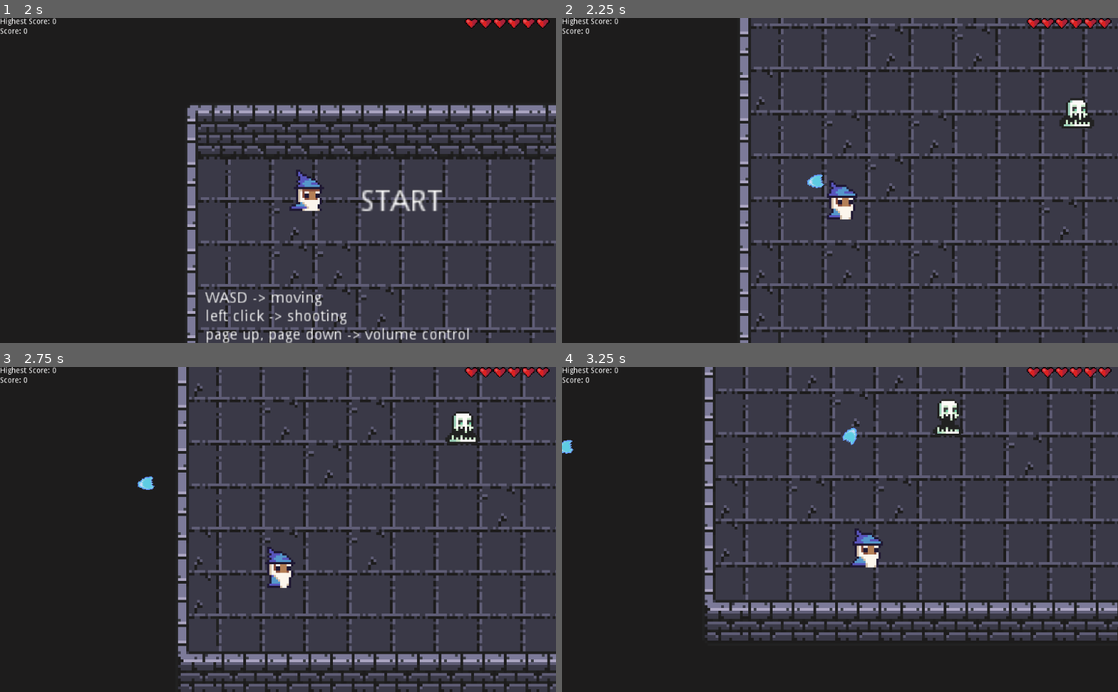
Above: before the commit, frames 1-4 (two rows, left to right).
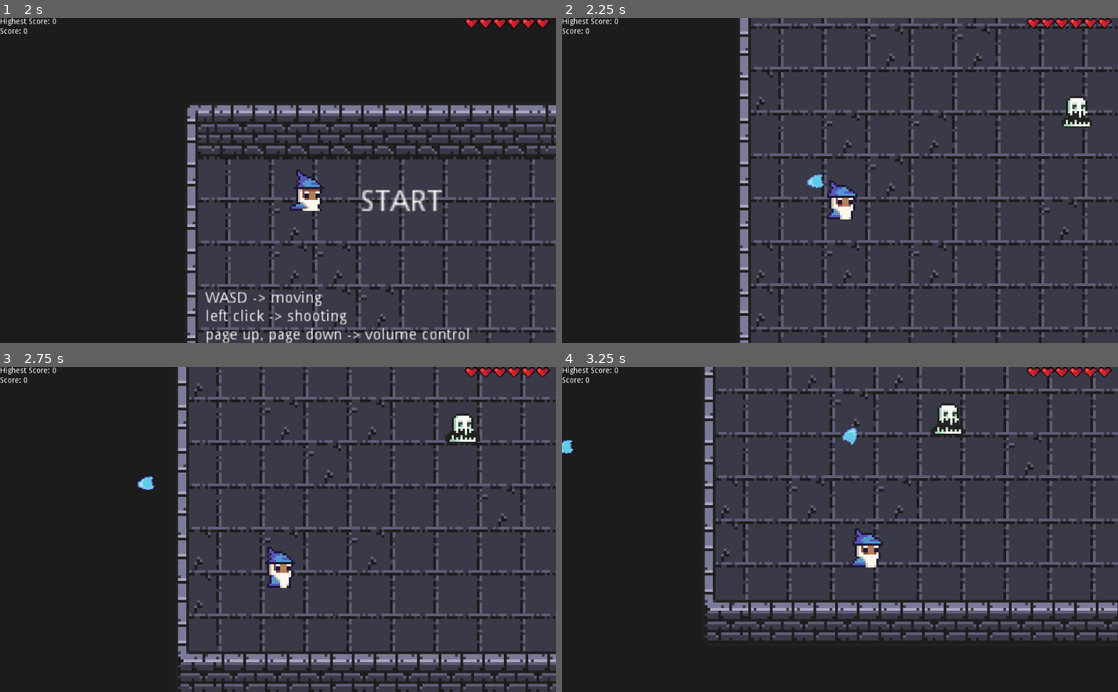
Above: after the commit, the same moments.

Repository: damejan/programowanie-gier
Game: Godot game, scene res://Scenes/Menu/MainMenu.tscn
Same seed, same stepped clock (60 frames per second), same inputs: the game is played once before the commit and once after it.
Inputs (mouse positions are in pixels of both pictures, inside the frame that each line leads up to):
- Up to frame 1 (2 s): click (272, 164) at 0.5 s; move the mouse to (400, 164) at 1.27 s; press the mouse at (400, 164) at 1.28 s; hold D (player_right) from 1.28 s (still down)
- Up to frame 2 (2.25 s): move the mouse to (728, 196) at 2.02 s; release D (player_right) at 2.03 s; release the mouse at (728, 196) at 2.03 s; hold S (player_down) from 2.03 s (still down); click (728, 196) at 2.1 s
- Up to frame 3 (2.75 s): keep holding S (player_down)
- Up to frame 4 (3.25 s): move the mouse to (895, 458) at 2.77 s; release S (player_down) at 2.78 s; press the mouse at (895, 458) at 2.78 s; hold D (player_right) from 2.78 s (still down)

Frame 1 is identical in both runs. In frame 2, 0.2% of the frame differs, in the area x 89-96%, y 23-34%; in frame 3, 0.2%; in frame 4, 0.2%, in the area x 66-73%, y 9-21%.

Commit message:
dragon sound in script

Diff:
--- a/src/Objects/Dragon.gd
+++ b/src/Objects/Dragon.gd
@@ -18,6 +18,7 @@
 	if area.is_in_group("Enemy_damager"):
 		hp -= 1
 		$Particles2D.emitting = true;
+		$AudioStreamPlayer.play()
 		area.get_parent().queue_free()
 #		get_parent().get_parent().find_node("Doors").open_door()
 		if hp < 0:
--- a/src/Objects/Dragon.tscn
+++ b/src/Objects/Dragon.tscn
@@ -1,10 +1,11 @@
-[gd_scene load_steps=8 format=2]
+[gd_scene load_steps=9 format=2]
 
 [ext_resource path="res://Graphics/Tilesets/Dragon/Dragon2.png" type="Texture" id=1]
 [ext_resource path="res://Graphics/Tilesets/Dragon/Dragon3.png" type="Texture" id=2]
 [ext_resource path="res://Graphics/Tilesets/Dragon/Dragon4.png" type="Texture" id=3]
 [ext_resource path="res://Graphics/Tilesets/Dragon/Dragon1.png" type="Texture" id=4]
 [ext_resource path="res://Objects/Dragon.gd" type="Script" id=5]
+[ext_resource path="res://Sounds/Dragon_death.wav" type="AudioStream" id=6]
 
 [sub_resource type="SpriteFrames" id=1]
 animations = [ {
@@ -34,7 +35,7 @@
 
 [node name="AnimatedSprite" type="AnimatedSprite" parent="."]
 frames = SubResource( 1 )
-frame = 2
+frame = 1
 playing = true
 
 [node name="Hitbox" type="Area2D" parent="AnimatedSprite"]
@@ -53,4 +54,7 @@
 lifetime = 0.3
 one_shot = true
 process_material = SubResource( 2 )
+
+[node name="AudioStreamPlayer" type="AudioStreamPlayer" parent="."]
+stream = ExtResource( 6 )
 [connection signal="area_entered" from="AnimatedSprite/Hitbox" to="." method="_on_Hitbox_area_entered"]
--- a/src/Objects/Slime.tscn
+++ b/src/Objects/Slime.tscn
@@ -43,7 +43,7 @@
 [node name="AnimatedSprite" type="AnimatedSprite" parent="."]
 position = Vector2( 0, -6.61752 )
 frames = SubResource( 1 )
-frame = 3
+frame = 2
 playing = true
 
 [node name="CollisionShape2D" type="CollisionShape2D" parent="."]
